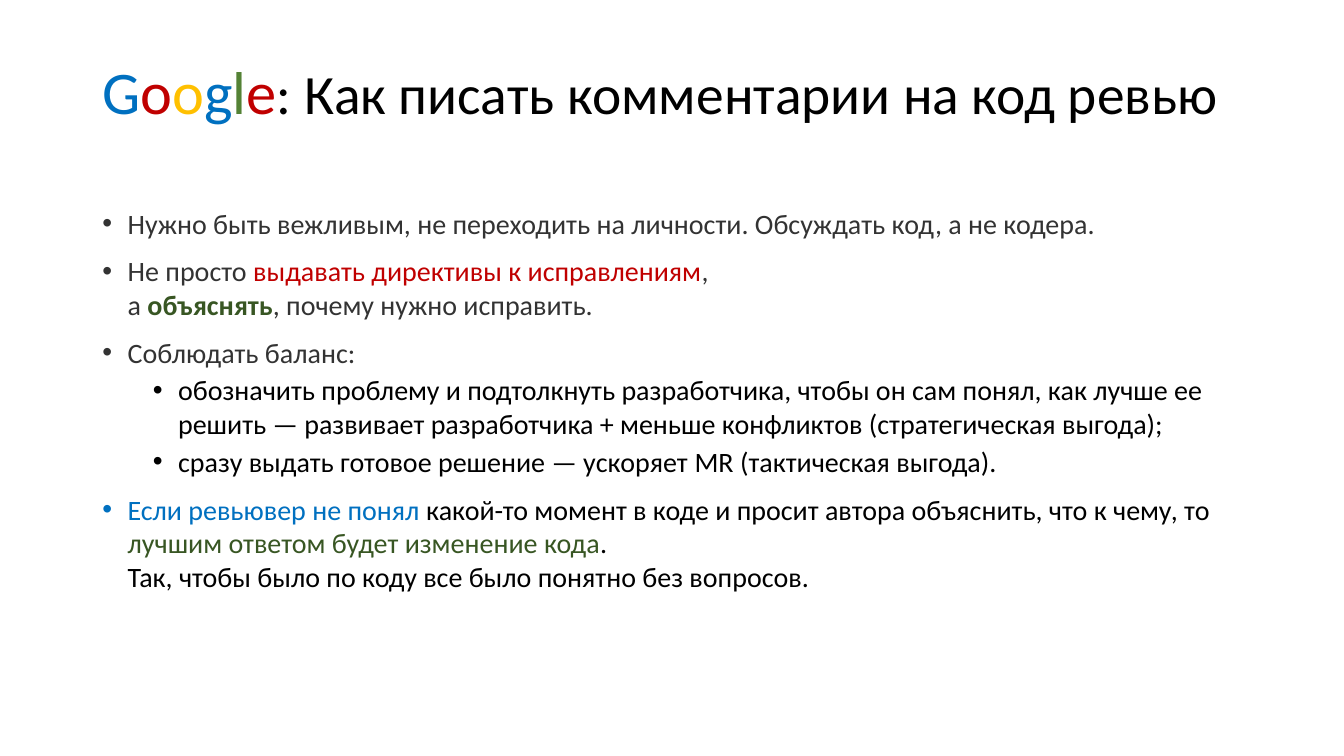
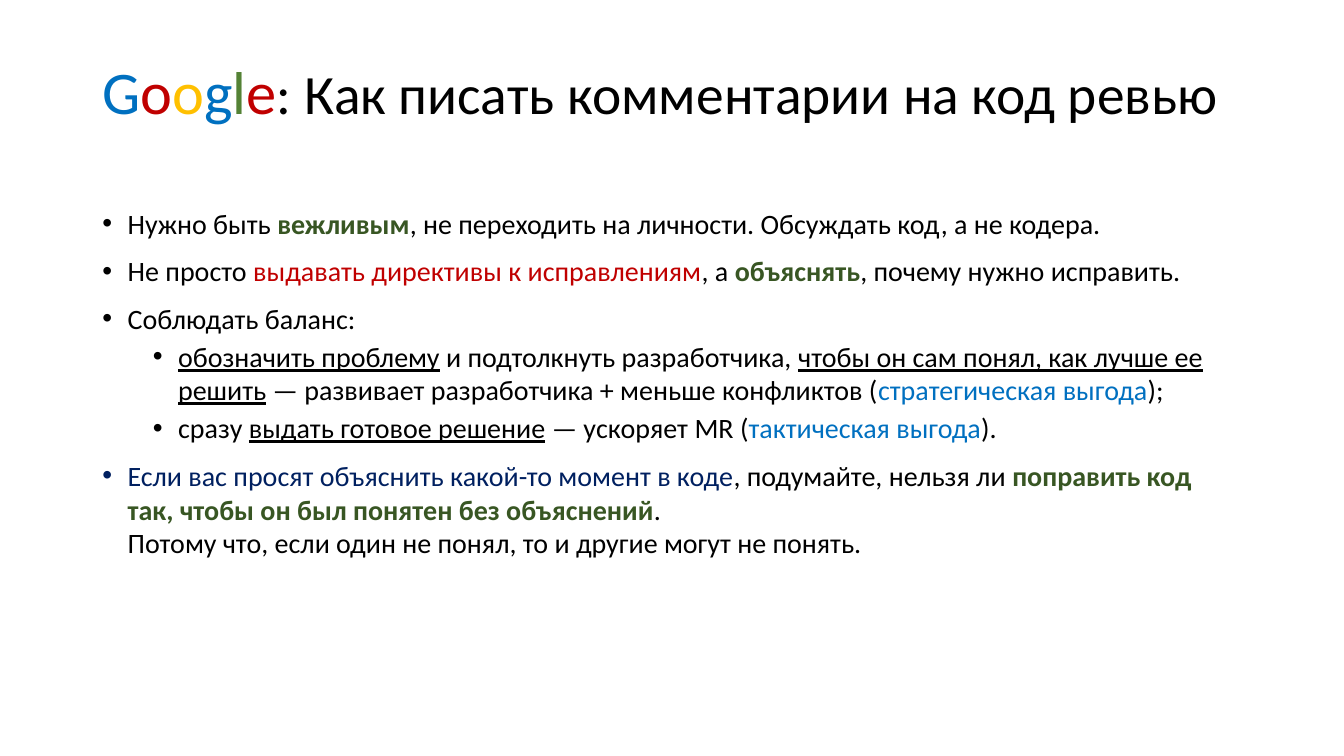
Before and after one commit to xtrueman/prog_instruments, a slide deck: slide 28 of presentations/CodeReview.pptx (slide 25 before the commit). Drawn at 1344x756 pixels with LibreOffice and Linux fonts; fonts in the diff are those of the drawing. Boxes give left, top, right and bottom in pixels: in the first picture for what was removed or moved away, otherwise in the second. Text is boxed around its words. In the diff, an @@ line names an element or a change of style, - is before the commit and + after.

```diff
--- a/presentations/CodeReview.pptx
+++ b/presentations/CodeReview.pptx
@@ text at <box>128,215,1203,443</box>: text colour #333333 to #000000 in "Нужно быть вежливым, не переходить на личности. ...", "Не просто исправлениям, а объяснять, почему нужно ...", "Соблюдать баланс:"; text colour #333333 to #385723, bold on in "вежливым,"; text colour #000000 to #0070C0 in "(стратегическая выгода);", "(тактическая выгода)."; underline on in "обозначить проблему чтобы он сам понял, как ...", "выдать готовое решение" @@
@@ text at <box>128,467,1192,558</box>: text changed @@
-• Если ревьювер не понял какой-то момент в коде и просит автора объяснить, что к чему, то лучшим ответом будет изменение кода.
-  Так, чтобы было по коду все было понятно без вопросов.
+• Если вас просят объяснить какой-то момент в коде, подумайте, нельзя ли поправить код так, чтобы он был понятен без объяснений.
+  Потому что, если один не понял, то и другие могут не понять.
```
Also in this commit, not shown: 14 other slides changed, 7 slides added, 1 other file.
